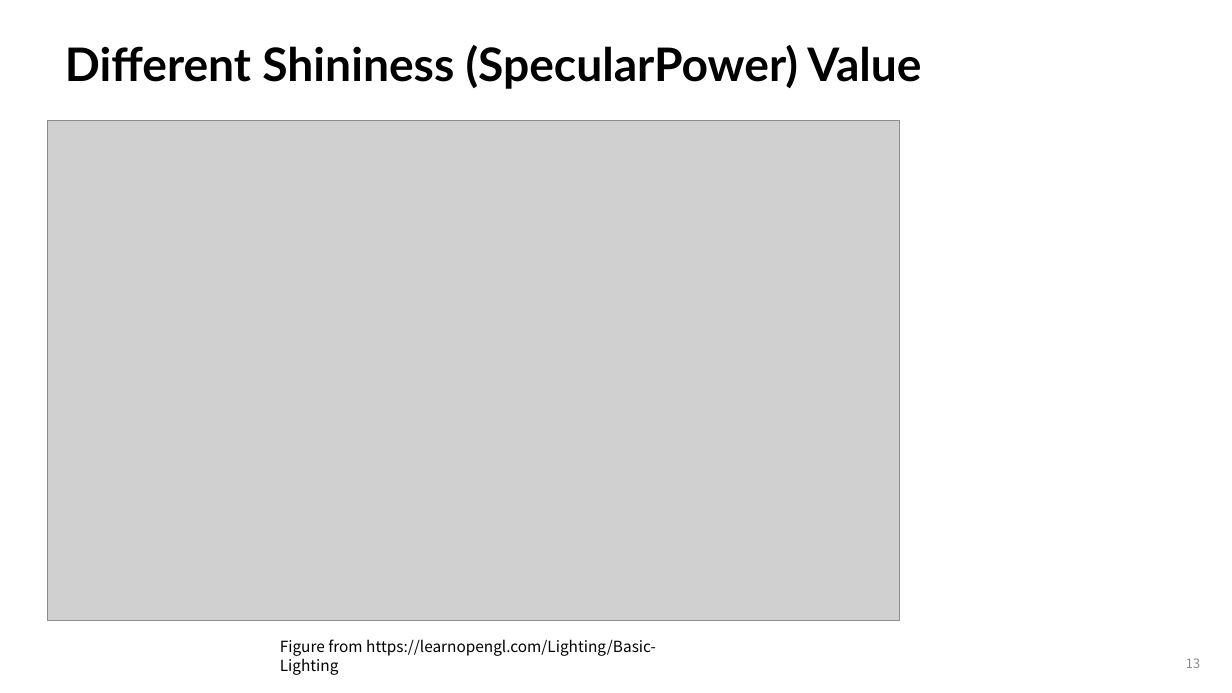
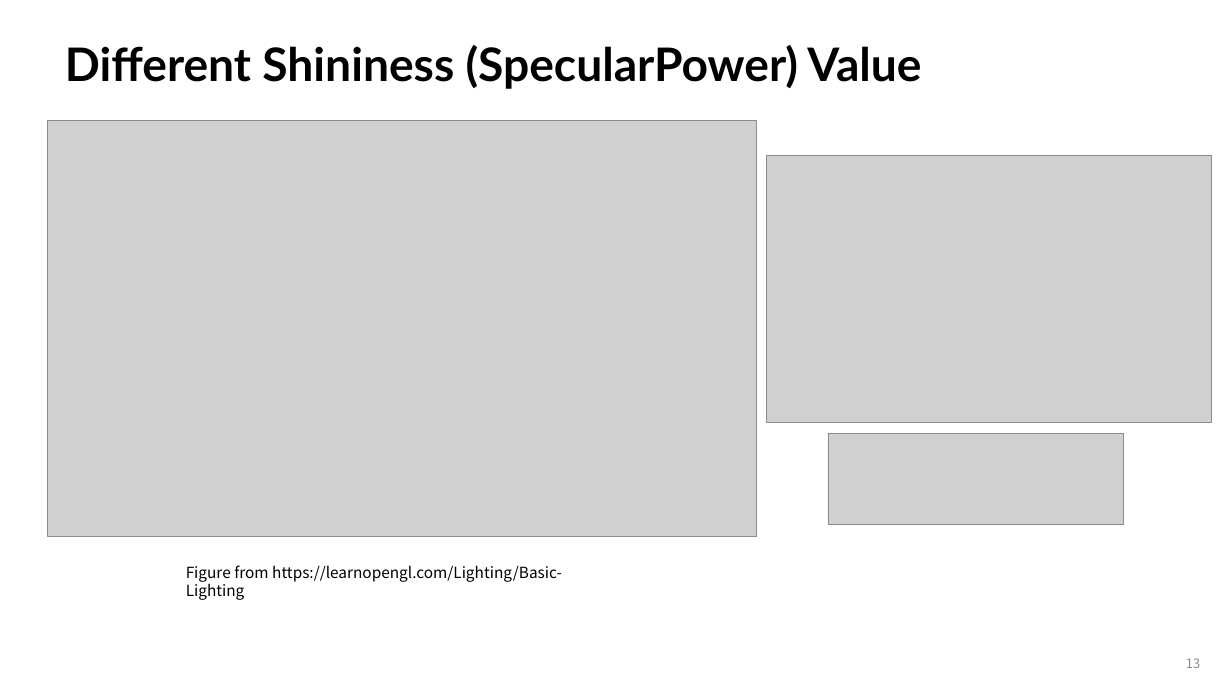
Before and after one commit to enaedong/WebGLDistFork, a slide deck: slide 13 of Notes/07_2_Lighting_2.pptx. Drawn at 1232x693 pixels with LibreOffice and Linux fonts; fonts in the diff are those of the drawing; grey boxes stand for pictures. Boxes give left, top, right and bottom in pixels: in the first picture for what was removed or moved away, otherwise in the second. Text is boxed around its words. In the diff, an @@ line names an element or a change of style, - is before the commit and + after.

```diff
--- a/Notes/07_2_Lighting_2.pptx
+++ b/Notes/07_2_Lighting_2.pptx
@@ picture: place and size @@
-picture at [48,121,900,621]
+picture at [48,121,757,537]
@@ picture added at [767,156,1212,422] @@
@@ picture added at [828,433,1124,525] @@
@@ text "Figure from https://learnopengl.com/Lighting/Basic-Lighting": place and size @@
-text "Figure from https://learnopengl.com/Lighting/Basic-Lighting" at [280,639,656,675]
+text "Figure from https://learnopengl.com/Lighting/Basic-Lighting" at [186,565,562,600]
```
Also in this commit, not shown: 2 other slides changed.
